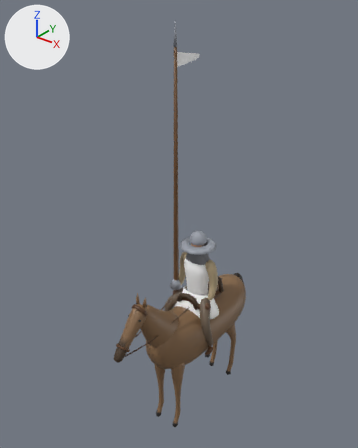
An edit to the glTF model game/assets/models/battle/cavalry_1.glb, drawn before and after from the same camera.
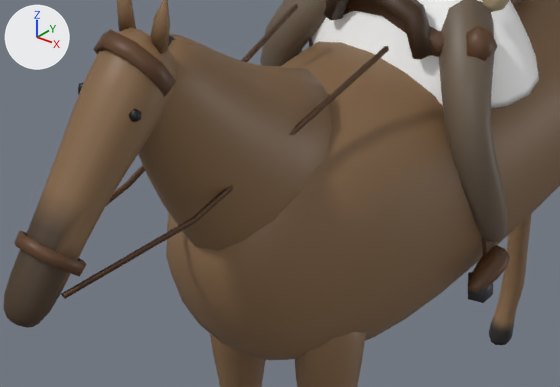
There are two pictures of each version: one whole from a 50 mm camera at (3.15, -4.26, 5.27) aimed at (-0.17, -0.11, 2.7), one close up on the part from 32% to 62% of the width and 67% to 84% of the height. The axes (+X, +Y, +Z) are drawn at upper left. The lights are the same throughout. The first two pictures are the older version. Vertices at exactly the same position are counted once.

In view in the first close-up: 'cavalry_1'.
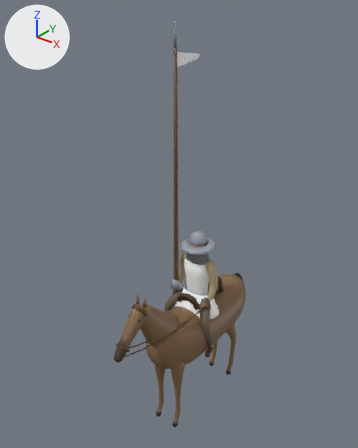
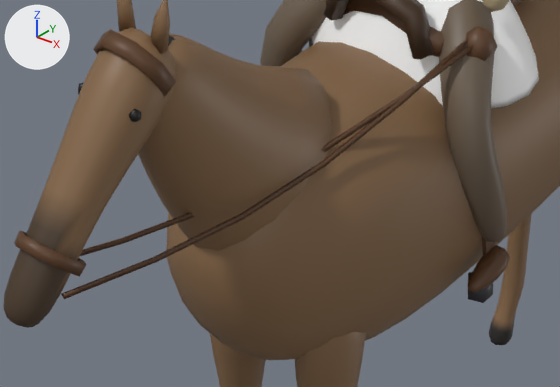
The change, as a diff of the scene's bpy script:
```diff
--- a/game/assets/models/battle/cavalry_1.glb.py
+++ b/game/assets/models/battle/cavalry_1.glb.py
@@ me_cavalry_1_piece_001 @@
 # used by ob_cavalry_1; location = (0.0, 0.0, 0.0)
-me_cavalry_1_piece_001.from_pydata(...)  # 3955 vertices, 7694 faces; spans x -0.37..0.37, y -1.43..1.19, z 0.0..4.93
+me_cavalry_1_piece_001.from_pydata(...)  # 3973 vertices, 7730 faces; spans x -0.37..0.37, y -1.43..1.19, z 0.0..4.93
+# me_cavalry_1_piece_001 part 1
+# 6 vertices are removed from x -0.15..0.14, y -0.3, z 1.73..1.75
+# 14 faces are deleted
+# 6 vertices move from x -0.11..0.1, y -0.95, z 1.61..1.63 to x -0.01..0.1, y -1.08, z 1.59..1.6
+# 24 vertices are added at x 0.06..0.27, y -0.83..-0.07, z 1.56..1.71
+# 50 new faces join them
 me_cavalry_1_piece_001.materials.append(mat_defaultmaterial)
```

Changed parts and their boxes [x1, y1, x2, y2] in the close-ups (560 x 387 px):
part 1 of me_cavalry_1_piece_001, reshaped: before [61, 4, 389, 299]; after [62, 40, 473, 299]
